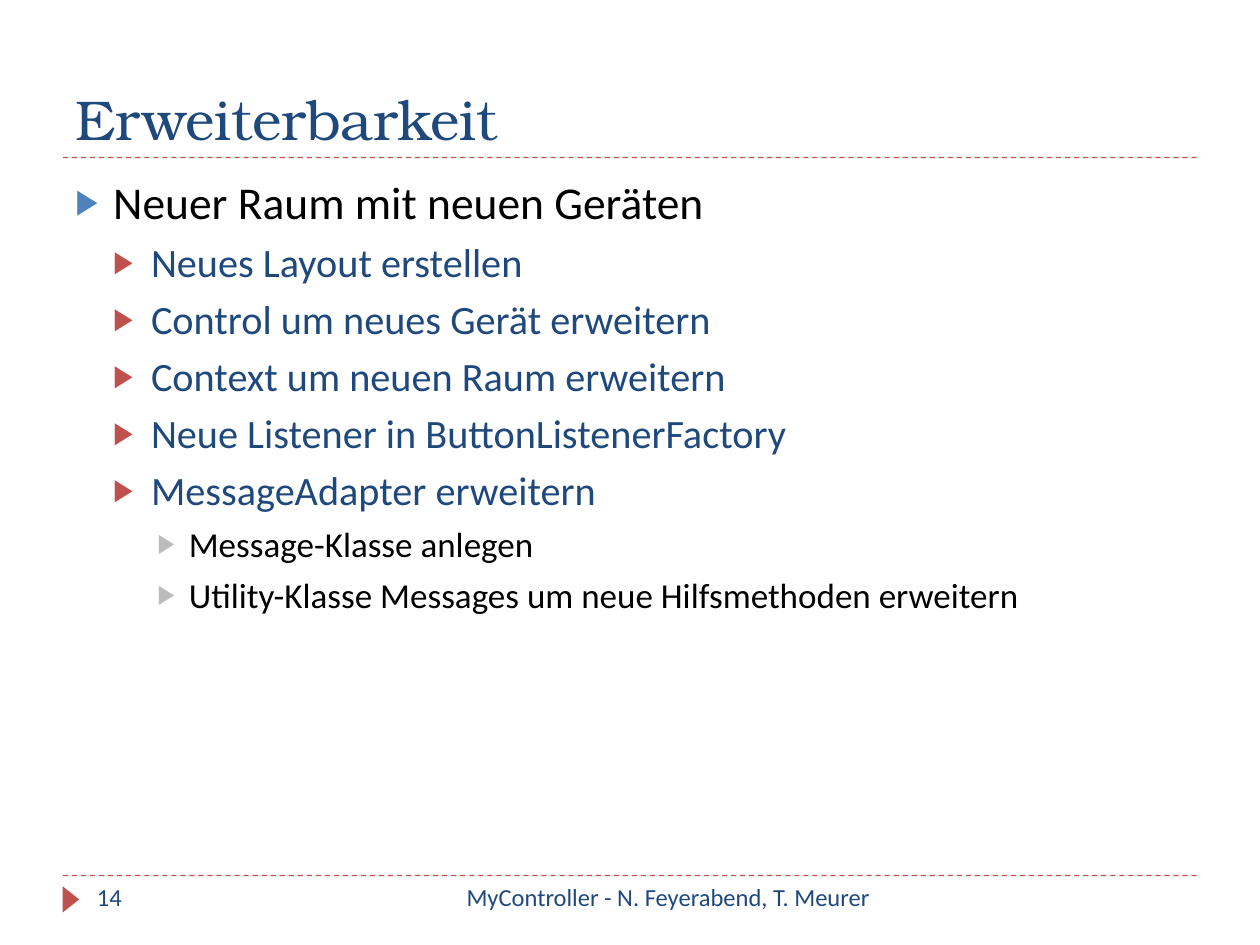
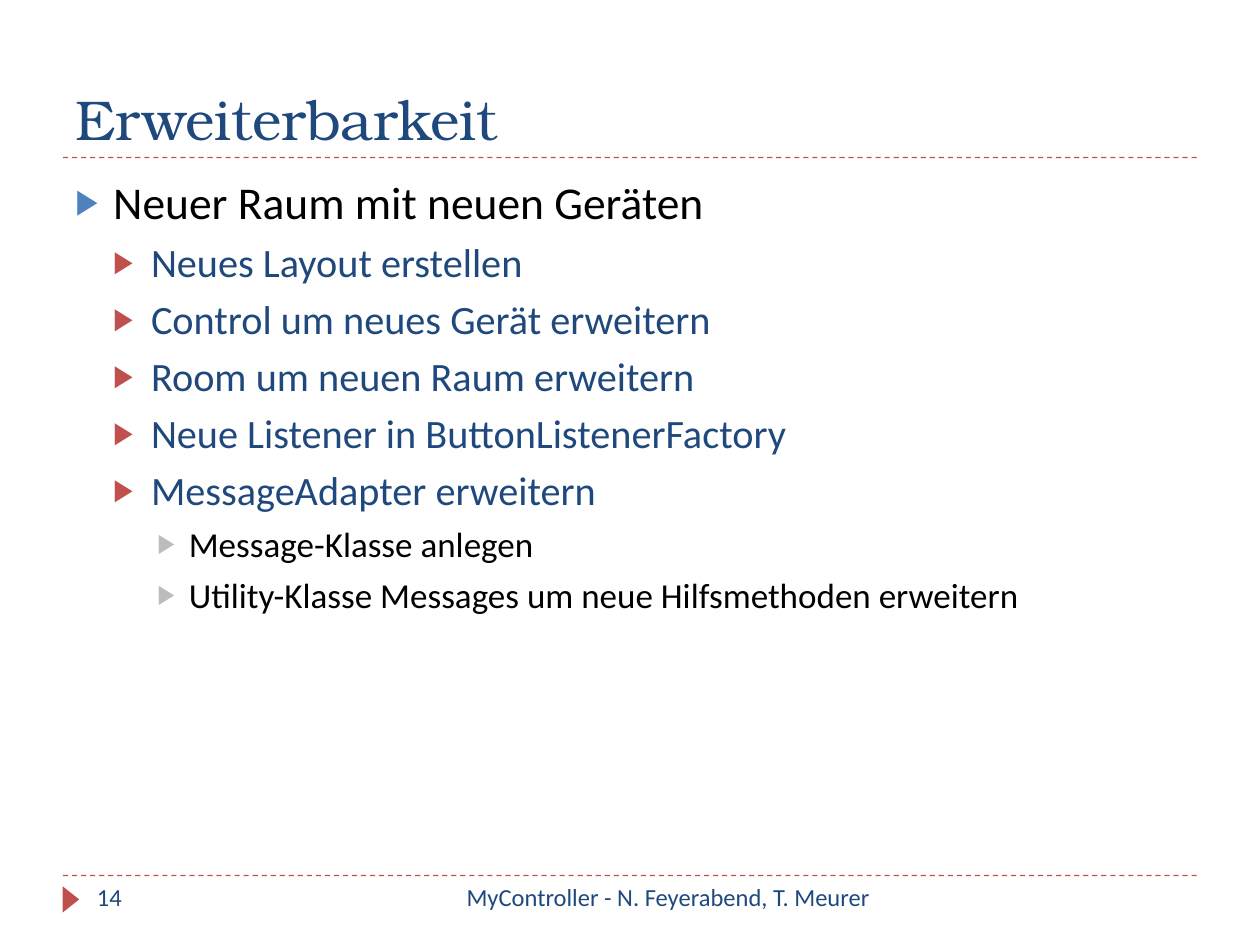
Before and after one commit to iBot/WP_SHC, a slide deck: slide 14 of dokumente/Präsentation/MyController.pptx. Drawn at 1260x945 pixels with LibreOffice and Linux fonts; fonts in the diff are those of the drawing. Boxes give left, top, right and bottom in pixels: in the first picture for what was removed or moved away, otherwise in the second. Text is boxed around its words. In the diff, an @@ line names an element or a change of style, - is before the commit and + after.

```diff
--- a/dokumente/Präsentation/MyController.pptx
+++ b/dokumente/Präsentation/MyController.pptx
@@ text at (151, 363, 694, 392): text changed @@
-  ▶ Context um neuen Raum erweitern
+  ▶ Room um neuen Raum erweitern
```
Also in this commit, not shown: 7 other slides changed.
